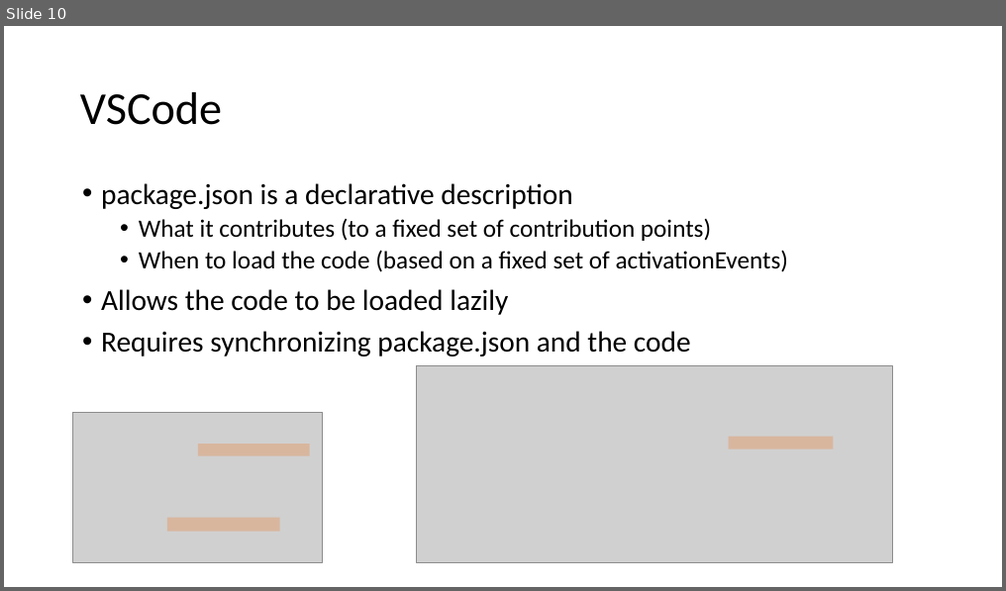
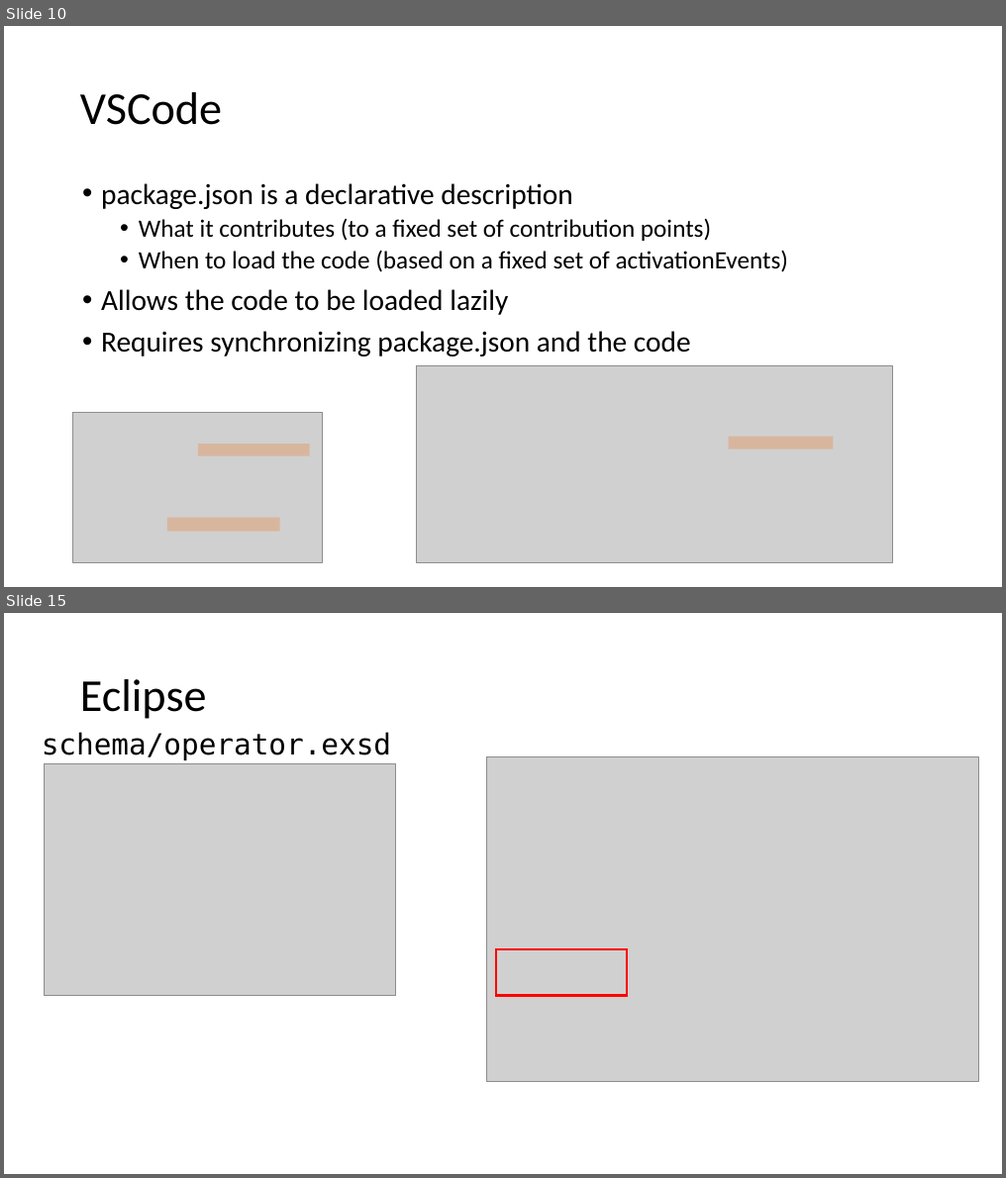
Before and after one commit to diffplug/sockets-and-plugs, a slide deck: Socket and Plugs.pptx. Shown one above the other, each under a label of ours: slide 10 before the commit, slides 10 and 15 after it; the slides between them are not shown. The pictures are 1006x591 and 1006x1178 pixels, drawn with LibreOffice and Linux fonts; fonts in the diff are those of the drawing; grey boxes stand for pictures. Boxes give left, top, right and bottom in pixels: in the first picture for what was removed or moved away, otherwise in the second. Text is boxed around its words. In the diff, an @@ line names an element or a change of style, - is before the commit and + after.

Commit message:
Eclipse example.

```diff
--- a/Socket and Plugs.pptx
+++ b/Socket and Plugs.pptx
@@ slide 15 added at <box>4,613,1002,1174</box>, background #FFFFFF @@
@@ title added at <box>80,679,207,719</box>, 44 pt, text #000000 @@
+Eclipse
@@ text added at <box>42,732,391,761</box>, 28 pt, text #000000 @@
+schema/operator.exsd
@@ picture added at <box>487,757,979,1081</box> @@
@@ picture added at <box>44,764,395,996</box> @@
@@ rectangle added at <box>496,950,627,995</box>, outline #FF0000 2.25 pt @@
```
Also in this commit, not shown: 1 slide changed, 18 other slides added, 4 slides removed, 19 other files.
